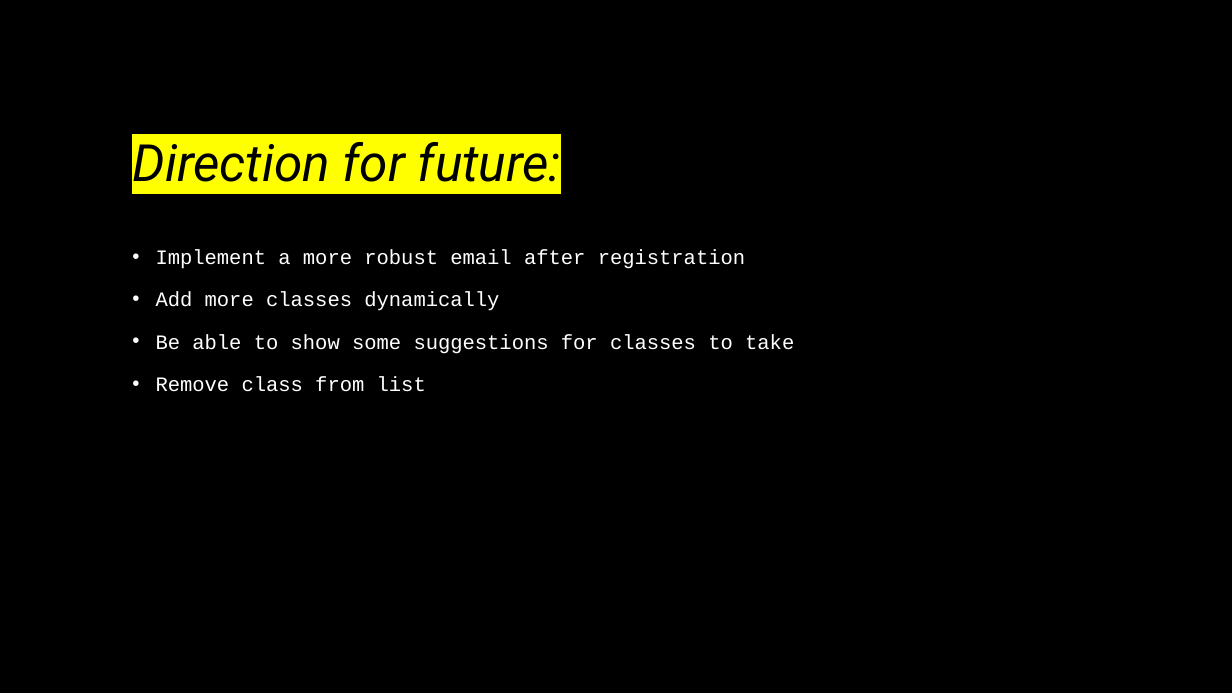
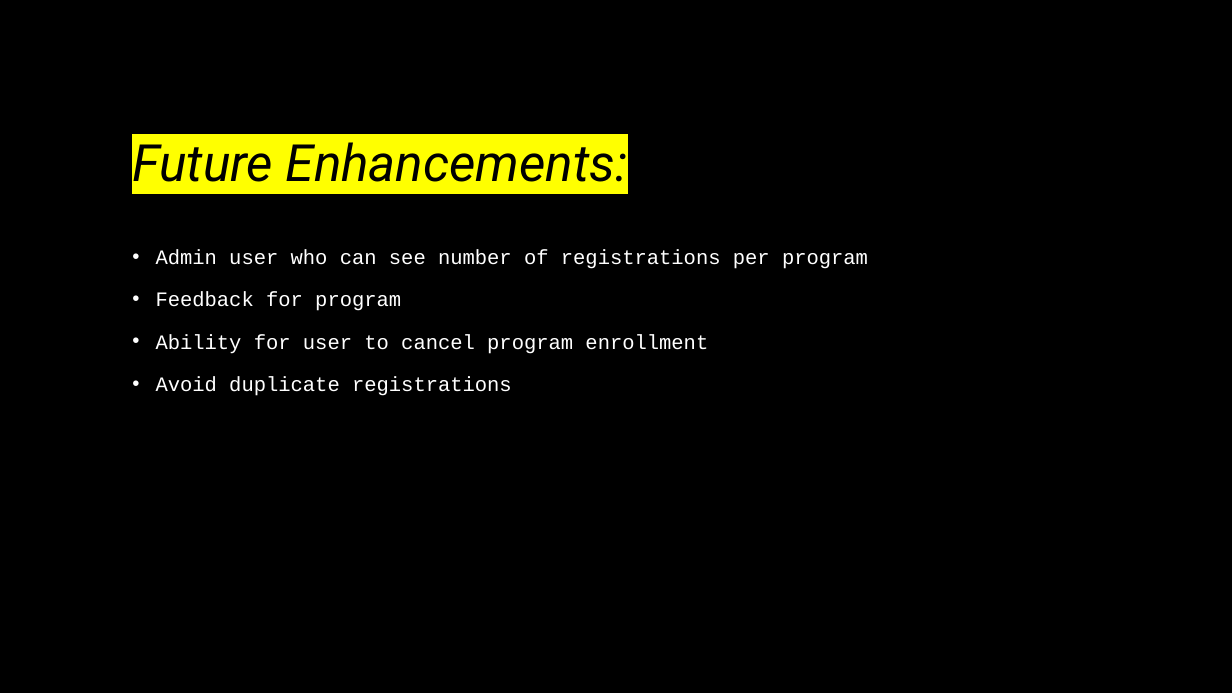
Before and after one commit to rpkrupali1/kitchen-around-you, a slide deck: slide 8 of presentation/kitchen-around-you presentation.pptx. Drawn at 1232x693 pixels with LibreOffice and Linux fonts; fonts in the diff are those of the drawing; background and template pictures are left out. Boxes give left, top, right and bottom in pixels: in the first picture for what was removed or moved away, otherwise in the second. Text is boxed around its words. In the diff, an @@ line names an element or a change of style, - is before the commit and + after.

```diff
--- a/presentation/kitchen-around-you presentation.pptx
+++ b/presentation/kitchen-around-you presentation.pptx
@@ title at box(132, 142, 628, 182): text changed @@
-Direction for future:
+Future Enhancements:
@@ text at box(156, 249, 868, 396): text changed @@
-• Implement a more robust email after registration
-• Add more classes dynamically
-• Be able to show some suggestions for classes to take
-• Remove class from list
+• Admin user who can see number of registrations per program
+• Feedback for program
+• Ability for user to cancel program enrollment
+• Avoid duplicate registrations
```
Also in this commit, not shown: 3 other slides changed, 1 other file.
